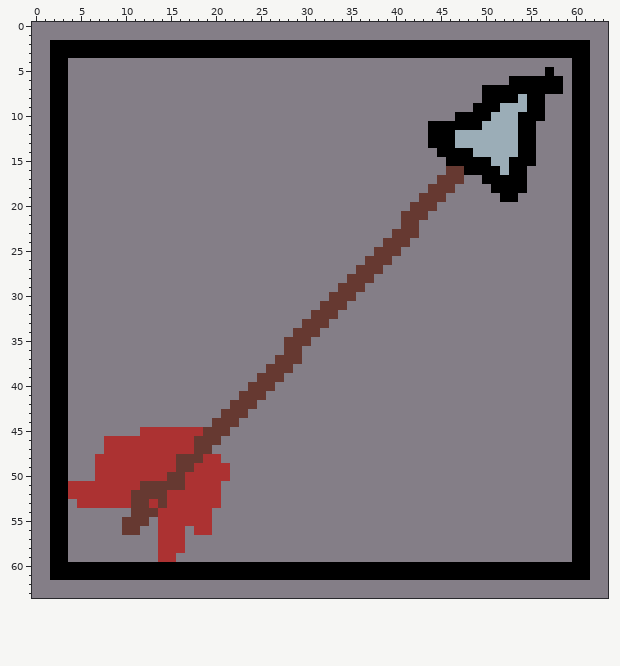
Pixel-art file -- Assets/Sprites/Items/Wood.aseprite. This is how it looked before the edit.
64x64 pixels, 1 frame.
The same view after the edit:
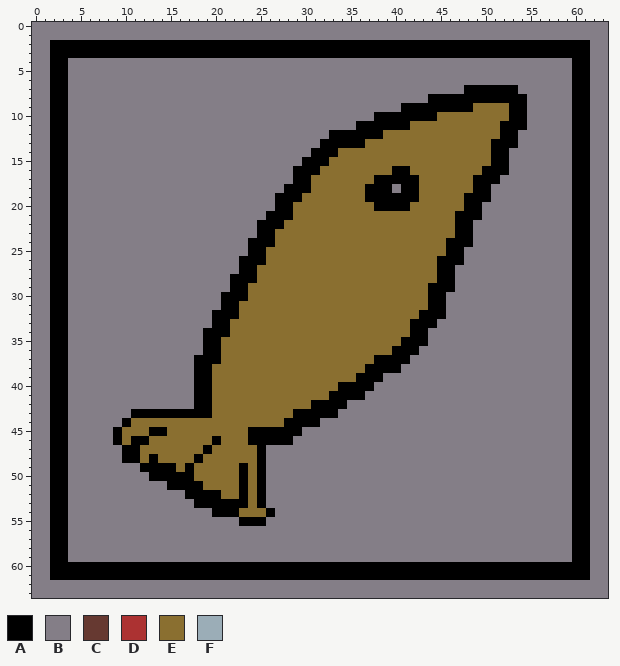
Palette (. is transparent): A #000000  B #847e87  C #663931  D #ac3232  E #8a6f30  F #9badb7
From old to new:
layer "Layer 2" now hidden
layer "rawFish" added
y 5: x 57 A -> B
y 6: x 53..58 AAAAAA -> BBBBBB
y 7: x 48..49 BB -> AA; x 54..58 AAAAA -> BBBBB
y 8: x 44..49 BBBBBB -> AAAAAA; x 54..56 FAA -> ABB
y 9: x 41..56 BBBBBBBBAAAFFFAA -> AAAAAAAAEEEEAABB
y 10: x 38..53 BBBBBBBBBAAAAFFF -> AAAAAAAEEEEEEEEA; x 55..56 AA -> BB
y 11: x 36..53 BBBBBBBBAAAAAAFFFF -> AAAAAAEEEEEEEEEEAA; x 55 A -> B
y 12: x 33..55 BBBBBBBBBBBAAAFFFFFFFAA -> AAAAAAEEEEEEEEEEEEEAABB
y 13: x 32..55 BBBBBBBBBBBBAAAFFFFFFFAA -> AAAAAEEEEEEEEEEEEEEAAABB
y 14: x 31..55 BBBBBBBBBBBBBBAAAAFFFFFAA -> AAAEEEEEEEEEEEEEEEEEAABBB
y 15: x 30..55 BBBBBBBBBBBBBBBBAAAAAFFAAA -> AAAEEEEEEEEEEEEEEEEEEAABBB
y 16: x 29..49 BBBBBBBBBBBBBBBBBCCAA -> AAAEEEEEEEEAAEEEEEEEE; x 52..54 FAA -> ABB
y 17: x 29..49 BBBBBBBBBBBBBBBBCCCBB -> AAEEEEEEEAAAAAEEEEEEA; x 52..54 AAA -> BBB
y 18: x 28..39 BBBBBBBBBBBB -> AAAEEEEEEAAA; x 41..54 BBBCCCBBBBAAAA -> AAEEEEEEAABBBB
y 19: x 27..50 BBBBBBBBBBBBBBBBCCCBBBBB -> AAAEEEEEEEAAAAAAEEEEEAAA; x 52..53 AA -> BB
y 20: x 27..49 BBBBBBBBBBBBBBBCCCBBBBB -> AAEEEEEEEEEAAAAEEEEEEAA
y 21: x 26..49 BBBBBBBBBBBBBBBCCCBBBBBB -> AAAEEEEEEEEEEEEEEEEEEAAA
y 22: x 25..48 BBBBBBBBBBBBBBBBCCBBBBBB -> AAAEEEEEEEEEEEEEEEEEEEAA
y 23: x 25..48 BBBBBBBBBBBBBBBCCCBBBBBB -> AAEEEEEEEEEEEEEEEEEEEEAA
y 24: x 24..48 BBBBBBBBBBBBBBBCCCBBBBBBB -> AAAEEEEEEEEEEEEEEEEEEEAAA
y 25: x 24..47 BBBBBBBBBBBBBBCCCBBBBBBB -> AAEEEEEEEEEEEEEEEEEEEEAA
y 26: x 23..47 BBBBBBBBBBBBBBCCCBBBBBBBB -> AAAEEEEEEEEEEEEEEEEEEEAAA
y 27: x 23..46 BBBBBBBBBBBBBCCCBBBBBBBB -> AAEEEEEEEEEEEEEEEEEEEEAA
y 28: x 22..46 BBBBBBBBBBBBBCCCBBBBBBBBB -> AAAEEEEEEEEEEEEEEEEEEEEAA
y 29: x 22..46 BBBBBBBBBBBBCCCBBBBBBBBBB -> AAEEEEEEEEEEEEEEEEEEEEAAA
y 30: x 21..45 BBBBBBBBBBBBCCCBBBBBBBBBB -> AAAEEEEEEEEEEEEEEEEEEEEAA
y 31: x 21..45 BBBBBBBBBBBCCCBBBBBBBBBBB -> AAEEEEEEEEEEEEEEEEEEEEEAA
y 32: x 20..45 BBBBBBBBBBBCCCBBBBBBBBBBBB -> AAAEEEEEEEEEEEEEEEEEEEEAAA
y 33: x 20..44 BBBBBBBBBBCCCBBBBBBBBBBBB -> AAEEEEEEEEEEEEEEEEEEEEAAA
y 34: x 19..43 BBBBBBBBBBCCCBBBBBBBBBBBB -> AAAEEEEEEEEEEEEEEEEEEEEAA
y 35: x 19..43 BBBBBBBBBCCCBBBBBBBBBBBBB -> AAEEEEEEEEEEEEEEEEEEEEAAA
y 36: x 19..42 BBBBBBBBBCCBBBBBBBBBBBBB -> AAEEEEEEEEEEEEEEEEEEEAAA
y 37: x 18..41 BBBBBBBBBCCCBBBBBBBBBBBB -> AAAEEEEEEEEEEEEEEEEEAAAA
y 38: x 18..40 BBBBBBBBCCCBBBBBBBBBBBB -> AAEEEEEEEEEEEEEEEEEAAAA
y 39: x 18..38 BBBBBBBCCCBBBBBBBBBBB -> AAEEEEEEEEEEEEEEEEAAA
y 40: x 18..37 BBBBBBCCCBBBBBBBBBBB -> AAEEEEEEEEEEEEEEAAAA
y 41: x 18..36 BBBBBCCCBBBBBBBBBBB -> AAEEEEEEEEEEEEEAAAA
y 42: x 18..34 BBBBCCCBBBBBBBBBB -> AAEEEEEEEEEEEAAAA
y 43: x 11..33 BBBBBBBBBBCCCBBBBBBBBBB -> AAAAAAAAAEEEEEEEEEAAAAA
y 44: x 10..31 BBBBBBBBBBCCCBBBBBBBBB -> AEEEEEEEEEEEEEEEEEAAAA
y 45: x 9..29 BBBDDDDDDDCCCBBBBBBBB -> AEEEAAEEEEEEEEEAAAAAA
y 46: x 8..28 DDDDDDDDDDCCCBBBBBBBB -> BAEAAEEEEEEEAEEEAAAAA
y 47: x 8..25 DDDDDDDDDDCCBBBBBB -> BBAAEEEEEEEAEEEEEA
y 48: x 7..25 DDDDDDDDDCCCDDBBBBB -> BBBAAEAEEEEAEEEEEEA
y 49: x 7..25 DDDDDDDDDCCDDDDBBBB -> BBBBBAAAAEAEEEEEAEA
y 50: x 7..25 DDDDDDDDCCDDDDDBBBB -> BBBBBBAAAAAEEEEEAEA
y 51: x 4..25 DDDDDDDDCCCCCDDDDBBBBB -> BBBBBBBBBBBAAAAEEEEAEA
y 52: x 4..25 DDDDDDDCCCCDDDDDDBBBBB -> BBBBBBBBBBBBBAAAAEEAEA
y 53: x 5..25 DDDDDDCCDCDDDDDDBBBBB -> BBBBBBBBBBBBBAAAAAAEA
y 54: x 11..26 CCCDDDDDDBBBBBBB -> BBBBBBBBBAAAEEEA
y 55: x 10..12 CCC -> BBB; x 14..19 DDDDDD -> BBBBBB; x 23..25 BBB -> AAA
y 56: x 10..11 CC -> BB; x 14..16 DDD -> BBB; x 18..19 DD -> BB
y 57..58: x 14..16 DDD -> BBB
y 59: x 14..15 DD -> BB
Changed places in both pictures, as pixel boxes (x1, y1, x2, y2):
changed: (68, 67, 563, 562)
